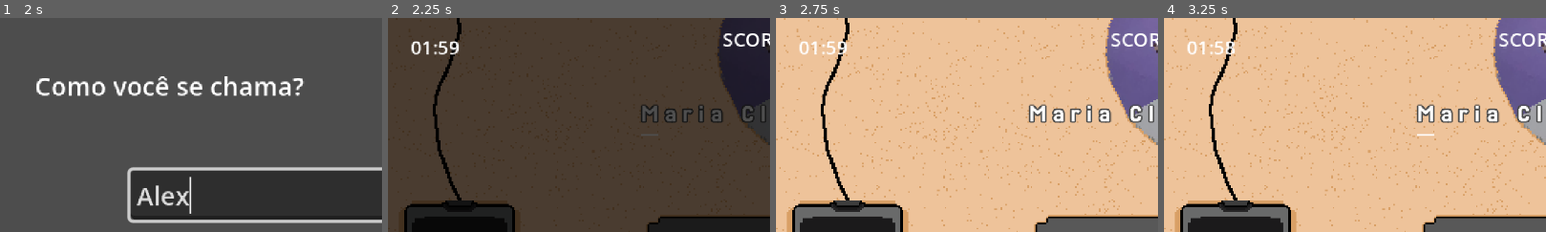
Above: before the commit, frames 1-4 (left to right).
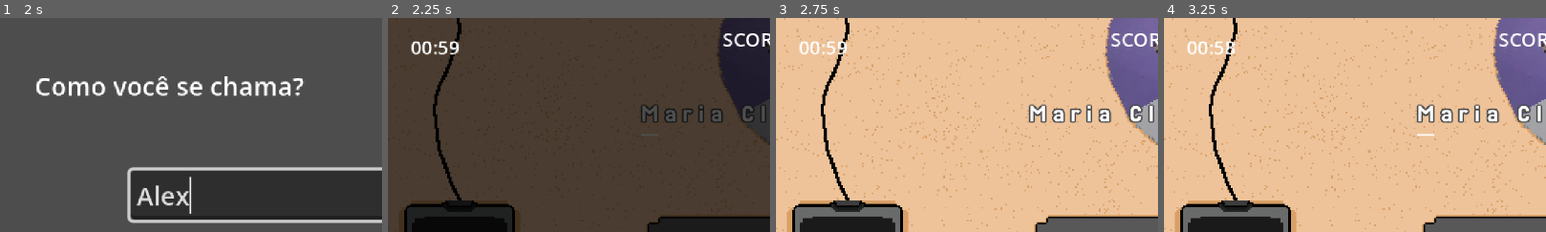
Above: after the commit, the same moments.

Repository: bianca-bezerra/CINExpress
Game: Godot game, scene res://scenes/levels/menu_scene.tscn
Two runs of this game, one before a commit and one after it. Both use one fixed random seed, a clock stepped at 60 frames per second and the inputs below.
Inputs (mouse positions are % of the whole screen's width and height, from its top left):
- Up to frame 1 (2 s): click "JOGAR" at 0.5 s; click (46, 41) at 1.27 s; type "Alex" at 1.35 s
- Up to frame 2 (2.25 s): tap Enter at 2 s; tap Space (space) at 2.1 s
- Up to frame 3 (2.75 s): no input
- Up to frame 4 (3.25 s): tap Space (space) at 2.85 s
The pictures show only the part of the screen within x 0-50%, y 0-50%; the shares and areas given below are measured in that part.

Frame 1 is identical in both runs. In frame 2, 0.1% of the frame differs, in the area x 9-12%, y 10-18%; in frame 3, 0.1%; in frame 4, 0.1%.

Commit message:
feat: finaliza mecanica de combo

Diff:
--- a/scenes/components/combo_gauge.tscn
+++ b/scenes/components/combo_gauge.tscn
@@ -1,16 +1,56 @@
-[gd_scene load_steps=2 format=3 uid="uid://ctkoma8d2bmey"]
+[gd_scene load_steps=5 format=3 uid="uid://ctkoma8d2bmey"]
 
 [ext_resource type="Script" uid="uid://m0mpun3kg73v" path="res://scripts/combo_gauge.gd" id="1_4hpbh"]
 
+[sub_resource type="Animation" id="Animation_4hpbh"]
+resource_name = "appearing"
+tracks/0/type = "value"
+tracks/0/imported = false
+tracks/0/enabled = true
+tracks/0/path = NodePath(".:modulate")
+tracks/0/interp = 1
+tracks/0/loop_wrap = true
+tracks/0/keys = {
+"times": PackedFloat32Array(0, 1),
+"transitions": PackedFloat32Array(1, 1),
+"update": 0,
+"values": [Color(1, 1, 1, 0), Color(1, 1, 1, 1)]
+}
+
+[sub_resource type="Animation" id="Animation_t7ecw"]
+length = 0.001
+tracks/0/type = "value"
+tracks/0/imported = false
+tracks/0/enabled = true
+tracks/0/path = NodePath(".:modulate")
+tracks/0/interp = 1
+tracks/0/loop_wrap = true
+tracks/0/keys = {
+"times": PackedFloat32Array(0),
+"transitions": PackedFloat32Array(1),
+"update": 0,
+"values": [Color(1, 1, 1, 1)]
+}
+
+[sub_resource type="AnimationLibrary" id="AnimationLibrary_t7ecw"]
+_data = {
+&"RESET": SubResource("Animation_t7ecw"),
+&"appearing": SubResource("Animation_4hpbh")
+}
+
 [node name="ComboGauge" type="VBoxContainer"]
-visible = false
 offset_left = 5.0
-offset_top = -2.0
+offset_top = 6.0
 offset_right = 61.0
-offset_bottom = 34.0
+offset_bottom = 42.0
 pivot_offset = Vector2(28, 18)
 alignment = 1
 script = ExtResource("1_4hpbh")
+
+[node name="AnimationPlayer" type="AnimationPlayer" parent="."]
+libraries = {
+&"": SubResource("AnimationLibrary_t7ecw")
+}
 
 [node name="MultiplierLabel" type="RichTextLabel" parent="."]
 layout_mode = 2
--- a/scenes/game_manager.tscn
+++ b/scenes/game_manager.tscn
@@ -6,7 +6,7 @@
 
 [node name="GameManager" type="Node"]
 script = ExtResource("1_hwd4i")
-total_game_duration = 120
+total_game_duration = 60
 
 [node name="GameTimer" type="Timer" parent="."]
 
--- a/scenes/game_ui.tscn
+++ b/scenes/game_ui.tscn
@@ -9,10 +9,10 @@
 
 [node name="ComboGauge" parent="." instance=ExtResource("2_rns2u")]
 z_index = 10
-offset_left = 340.9831
-offset_top = 72.079445
-offset_right = 396.9831
-offset_bottom = 108.07943
+offset_left = 360.98834
+offset_top = 50.08411
+offset_right = 416.98834
+offset_bottom = 86.08409
 rotation = 0.41887903
 scale = Vector2(1.5, 1.5)
 
--- a/scenes/levels/cam_level.gd
+++ b/scenes/levels/cam_level.gd
@@ -38,17 +38,19 @@
 	add_child(floating_text)
 	PlayerManager.add_score(100)
 	$AnimationPlayer.play("flash")
-
-	# TODO: Padronizar a lógica do score
-	PlayerManager.add_score(100)
+	AudioManager.play_sfx("flash")
 
 func _process(_delta: float) -> void:
 	var actual_point = _current_slider.value
 	$DebugLabel.text = "Ponto atual: %d | Ponto: %d" % [actual_point, point]
-	if actual_point == point:
-		if Input.is_action_just_pressed("space"):
+	if Input.is_action_just_pressed("space"):
+		if actual_point == point:
 			handle_win()
 			return
+		AudioManager.play_sfx("wrong_hit")
+		PlayerManager.stop_combo()
+
+	if actual_point == point:
 		_current_slider.modulate = Color.GREEN
 	elif abs(actual_point - point) < 3:
 		_current_slider.modulate = Color.YELLOW
--- a/scripts/audio_manager.gd
+++ b/scripts/audio_manager.gd
@@ -6,12 +6,12 @@
 var _sfxs = {
 	"button_hover": preload("res://assets/audio/botao_meleca.mp3"),
 	"button_click": preload("res://assets/audio/click_adam_sandler.mp3"),
-	"combo_sound" : preload("res://assets/audio/pirilimpompom(combo).mp3"),
-	"right_hit" : "",
+	"score" : preload("res://assets/audio/pirilimpompom(combo).mp3"),
 	"wrong_hit": preload("res://assets/audio/wrong_hit.wav"),
 	"text_type": preload("res://assets/audio/text_type.wav"),
 	"spinner_sound": preload("res://assets/audio/spinner.mp3"),
-	"bang_sound": preload("res://assets/audio/bang.mp3")
+	"bang_sound": preload("res://assets/audio/bang.mp3"),
+	"flash": preload("res://assets/audio/flash.mp3")
 }
 
 func _ready() -> void:
--- a/scripts/combo_gauge.gd
+++ b/scripts/combo_gauge.gd
@@ -1,4 +1,5 @@
 extends VBoxContainer
+@onready var animation_player = $AnimationPlayer
 @onready var _progress_bar = $ProgressBar
 @onready var _label = $MultiplierLabel
 
--- a/scripts/game_ui.gd
+++ b/scripts/game_ui.gd
@@ -18,6 +18,7 @@
 func _ready() -> void:
 	PlayerManager.score_chaged.connect(_on_player_score_changed)
 	PlayerManager.combo_stopped.connect(_on_combo_stopped)
+	$ComboGauge.modulate.a = 0
 
 func _process(_delta: float) -> void:
 	update_score_text()
@@ -32,17 +33,18 @@
 	add_child(added_score_obj)
 
 func _on_combo_stopped():
-	$ComboGauge.visible = false
+	if $ComboGauge.modulate.a > 0:
+		$ComboGauge.animation_player.play_backwards("appearing")
 
 func _on_player_score_changed(new_score: float):
 	spawn_added_score(new_score)
 	_play_score_animation()
-	if PlayerManager.multiplier > 1:
-		$ComboGauge.visible = true
+	if PlayerManager.multiplier > 1 and $ComboGauge.modulate.a <= 0:
+		$ComboGauge.animation_player.play("appearing")
 
 func _play_score_animation():
 	var tween = get_tree().create_tween()
 	tween.set_trans(Tween.TRANS_ELASTIC)
 	tween.set_ease(Tween.EASE_IN_OUT)
-	tween.tween_property($ScoreLabel, "scale", Vector2(1.3,1.3), 0.3)
+	tween.tween_property($ScoreLabel, "scale", Vector2(1.3, 1.3), 0.3)
 	tween.tween_property($ScoreLabel, "scale", Vector2(1,1), 0.3)
--- a/scripts/player_manager.gd
+++ b/scripts/player_manager.gd
@@ -32,9 +32,11 @@
 		var timer_duration = 5 / (multiplier/5.0)
 		multiplier += 1
 		combo_timer.start(timer_duration)
+	print(multiplier)
 
 func add_score(score: float):
-	AudioManager.play_sfx("combo_sound")
+	var _pitch_scale = clamp(pow(1.05, multiplier), 1.0, 2.0)
+	AudioManager.play_sfx("score", _pitch_scale)
 	print("adicionando %.2f" % score)
 	var _new_score = score * PlayerManager.multiplier
 	_current_player_data["score"] += _new_score
@@ -49,7 +51,6 @@
 
 func increment_cin_count():
 	_current_player_data["cin_count"] +=1
-
 
 func save_current_player():
 	SaveManager.game_data["dashboard"].append(_current_player_data)
--- a/scripts/singletons/game_manager.gd
+++ b/scripts/singletons/game_manager.gd
@@ -74,7 +74,6 @@
 func _ready() -> void:
 	PlayerManager.reset_current_player_data()
 
-
 func _process(_delta: float) -> void:
 	$GameUI.visible = _can_show_game_ui
 
@@ -82,7 +81,6 @@
 func start_game():
 	_can_show_game_ui = true
 	game_timer.start(total_game_duration)
-	PlayerManager.reset_current_player_data()
 	change_to_next_level()
 
 
@@ -131,10 +129,8 @@
 func _on_game_timer_timeout() -> void:
 	end_game();
 
-
 func _enter_tree() -> void:
 	SaveManager.load_game()
-
 
 func _exit_tree() -> void:
 	SaveManager.save_game()
Not shown, added: assets/audio/flash.mp3.import
Not shown, added: assets/audio/flash.mp3
